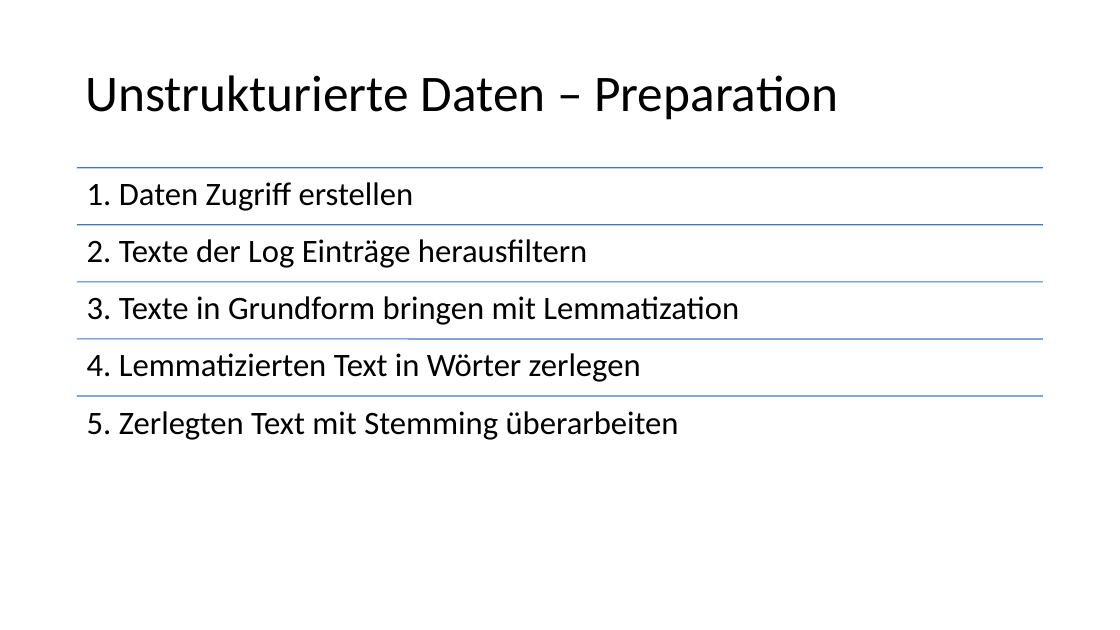
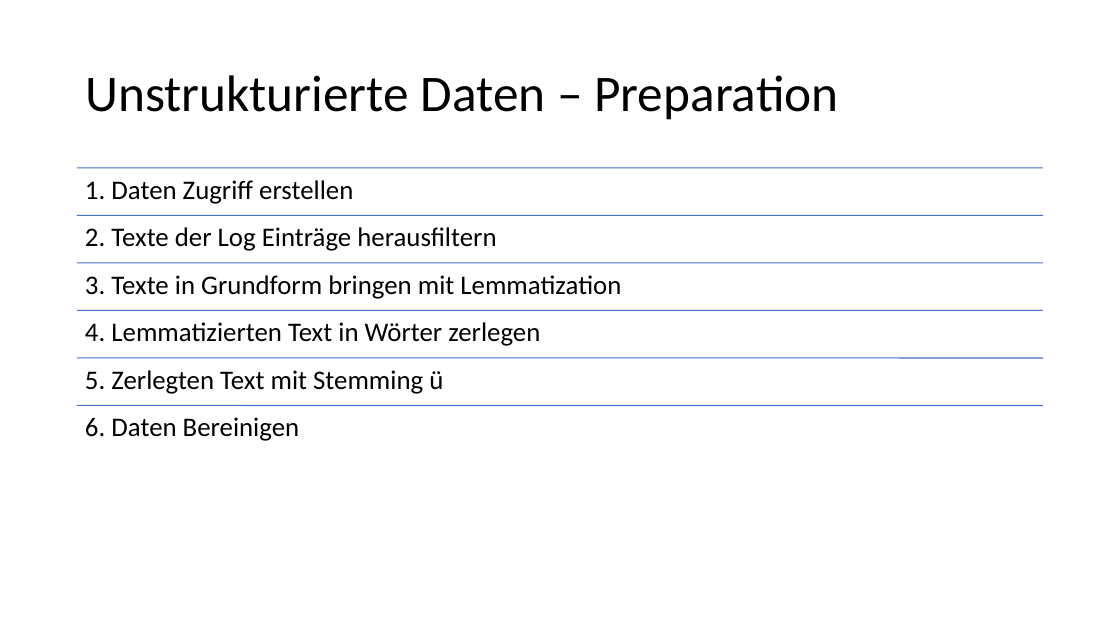
Before and after one commit to Flitschi7/big-data-management, a slide deck: slide 10 of Organisational/Dokumentation HHZ Rocket Project.pptx. Drawn at 1120x630 pixels with LibreOffice and Linux fonts; fonts in the diff are those of the drawing. Boxes give left, top, right and bottom in pixels: in the first picture for what was removed or moved away, otherwise in the second. Text is boxed around its words. In the diff, an @@ line names an element or a change of style, - is before the commit and + after.

```diff
--- a/Organisational/Dokumentation HHZ Rocket Project.pptx
+++ b/Organisational/Dokumentation HHZ Rocket Project.pptx
@@ text "2. Texte der Log Einträge ...": place and size @@
-text "2. Texte der Log Einträge ..." at bbox=[87, 239, 587, 268]
+text "2. Texte der Log Einträge ..." at bbox=[85, 227, 496, 251]
@@ line moved from (77, 225) - (1044, 225) to (77, 215) - (1044, 215) @@
@@ text "3. Texte in Grundform bringen ...": place and size @@
-text "3. Texte in Grundform bringen ..." at bbox=[87, 296, 739, 325]
+text "3. Texte in Grundform bringen ..." at bbox=[85, 275, 621, 299]
@@ line moved from (77, 282) - (1044, 282) to (77, 263) - (1044, 263) @@
@@ size 28 to 23 pt; less space between paragraphs in 4 elements at bbox=[85, 180, 353, 204], bbox=[85, 227, 496, 251], bbox=[85, 275, 621, 299], bbox=[85, 322, 540, 346] @@
@@ text "4. Lemmatizierten Text in Wörter ...": place and size @@
-text "4. Lemmatizierten Text in Wörter ..." at bbox=[87, 353, 641, 382]
+text "4. Lemmatizierten Text in Wörter ..." at bbox=[85, 322, 540, 346]
@@ line added from (77, 311) to (1044, 311), #4472C4 1 pt @@
@@ line moved from (77, 339) - (1044, 339) to (77, 358) - (1044, 358) @@
@@ text at bbox=[85, 370, 443, 394]: text changed; size 28 to 23 pt @@
-5. Zerlegten Text mit Stemming überarbeiten
+5. Zerlegten Text mit Stemming ü
@@ line moved from (77, 396) - (1044, 396) to (77, 406) - (1044, 406) @@
@@ text added at bbox=[85, 417, 299, 441], 23 pt, text #000000 @@
+6. Daten Bereinigen
```
Also in this commit, not shown: 7 other slides changed, 2 slides added, 2 other files.
